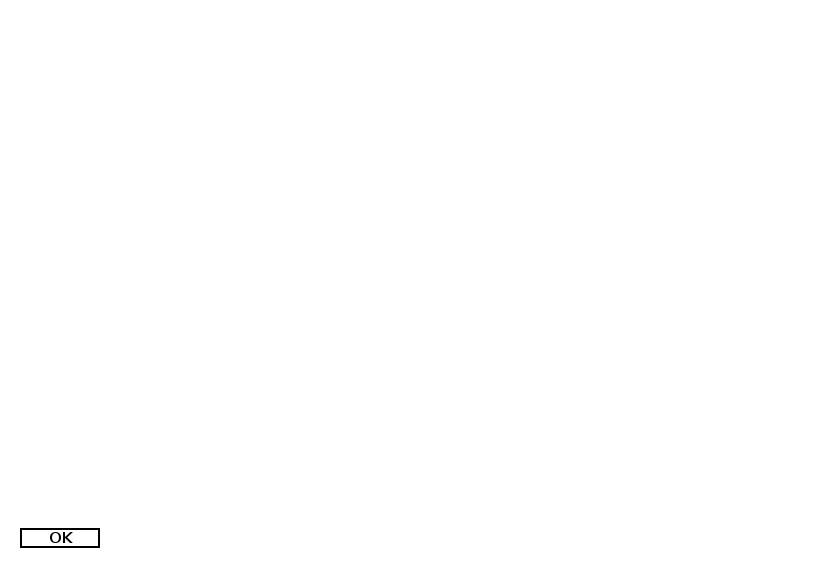
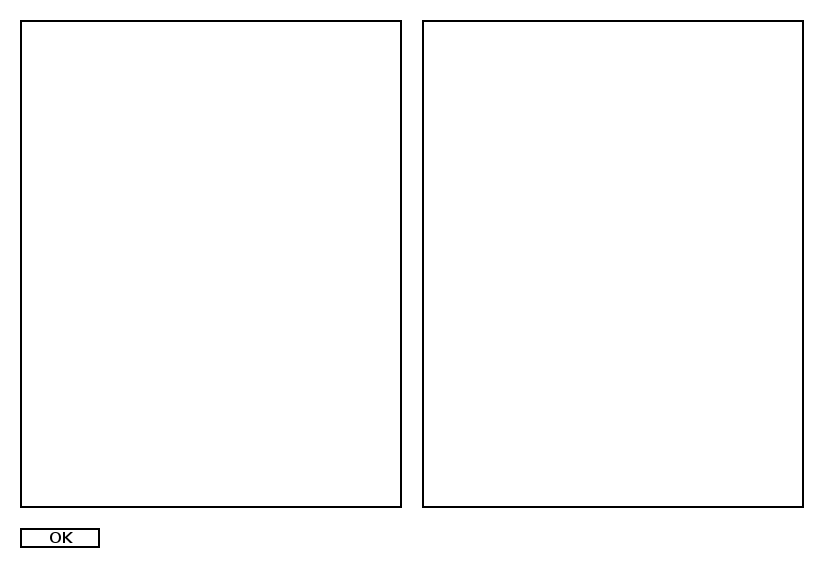
Comparing the layer stacks of the two 824 x 568 images. Changes:
painted on "Background" over [20, 20, 804, 508]
